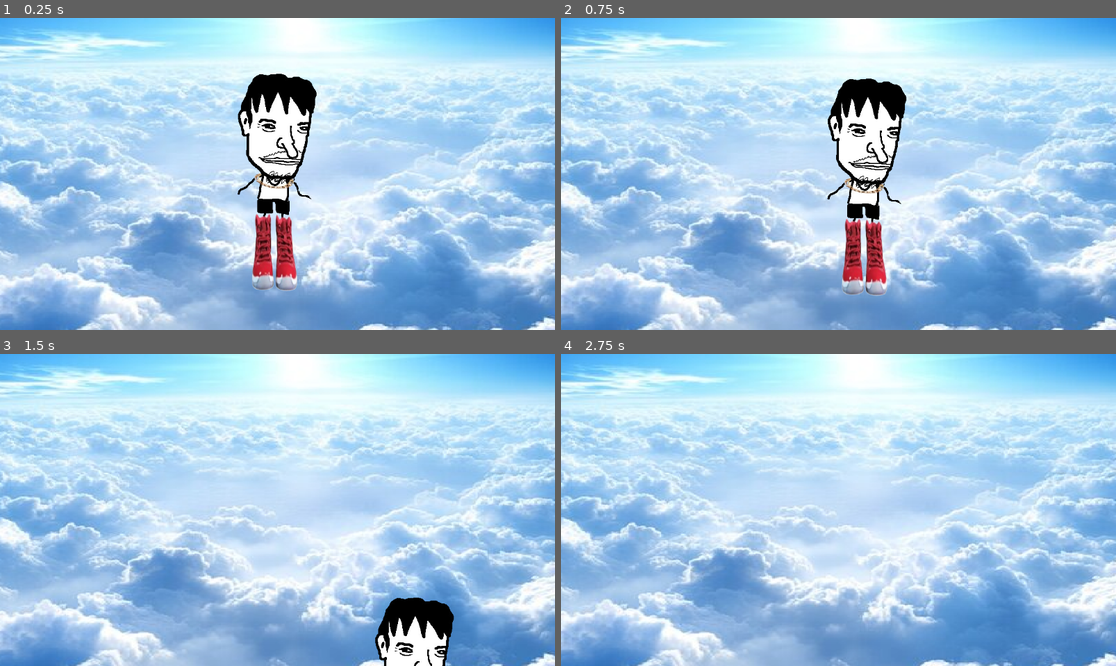
Above: before the commit, frames 1-4 (two rows, left to right).
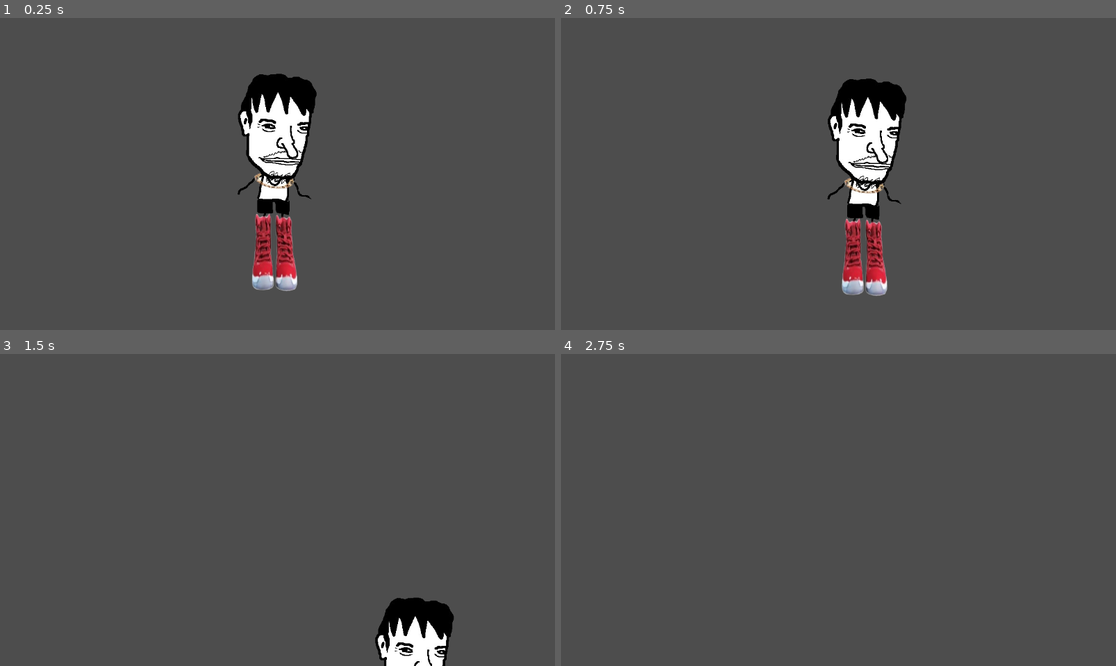
Above: after the commit, the same moments.

Repository: Gregenheimer/untitled-godot-game
Game: Godot game, scene res://scenes/main_scene.tscn
Same seed, same stepped clock (60 frames per second), same inputs: the game is played once before the commit and once after it.
Inputs:
- Up to frame 1 (0.25 s): no input
- Up to frame 2 (0.75 s): tap Enter at 0.5 s; hold D (Right) from 0.53 s (still down); tap Space (Fall) at 0.6 s
- Up to frame 3 (1.5 s): keep holding D (Right); tap Space (Fall) at 1.35 s
- Up to frame 4 (2.75 s): tap Space (Fall) at 2, 2.1 s; release D (Right) at 2.03 s; hold A (Left) from 2.03 s (still down)

The runs differ from the first frame. In frame 1, 94% of the frame differs, in the area x 0-100%, y 0-100%; in frame 2, 94%; in frame 3, 97%; in frame 4, 100%.

Commit message:
revisions

Diff:
--- /dev/null
+++ b/enemy.gd
@@ -0,0 +1,15 @@
+extends Node2D
+
+
+@onready var hitbox := $Enemy_Hitbox
+
+func _ready() -> void:
+	pass
+
+
+func hitbox_signaled():
+	pass
+
+
+func _process(_delta: float) -> void:
+	pass
--- a/scenes/main_scene.tscn
+++ b/scenes/main_scene.tscn
@@ -1,10 +1,9 @@
-[gd_scene load_steps=6 format=3 uid="uid://crkyjerdubecm"]
+[gd_scene load_steps=5 format=3 uid="uid://crkyjerdubecm"]
 
 [ext_resource type="Script" uid="uid://5t5y81a021h7" path="res://scripts/main_scene.gd" id="1_w2twt"]
 [ext_resource type="AudioStream" uid="uid://dy1xab1rbu7px" path="res://assets/music/aww_music.mp3" id="2_pw63i"]
 [ext_resource type="PackedScene" uid="uid://cvyffc6wgdtso" path="res://scenes/player.tscn" id="3_7ykc4"]
 [ext_resource type="AudioStream" uid="uid://bwvaetxb470jq" path="res://assets/music/SuperMarioLogan Danger Song.mp3" id="3_gubc5"]
-[ext_resource type="Texture2D" uid="uid://0x6vyw3ggt3s" path="res://assets/pictures/clouds.jpg" id="4_pu3yx"]
 
 [node name="Main_Root" type="Node2D"]
 script = ExtResource("1_w2twt")
@@ -23,8 +22,4 @@
 
 [node name="Camera2D" type="Camera2D" parent="."]
 
-[node name="Placeholder_Background" type="Sprite2D" parent="."]
-scale = Vector2(2.8429239, 2.1888888)
-texture = ExtResource("4_pu3yx")
-
 [node name="Playable_Character" parent="." instance=ExtResource("3_7ykc4")]
--- a/scenes/player.tscn
+++ b/scenes/player.tscn
@@ -27,7 +27,7 @@
 }]
 
 [sub_resource type="CapsuleShape2D" id="CapsuleShape2D_0pvoa"]
-radius = 99.0
+radius = 84.0
 height = 492.0
 
 [node name="Playable_Character" type="CharacterBody2D"]
--- a/scripts/player.gd
+++ b/scripts/player.gd
@@ -1,11 +1,9 @@
 extends CharacterBody2D
-
 
 
 const SPEED := 300.0
 const JUMP_VELOCITY := -400.0
 var falling := false
-@onready var player_animation := $Sprite2D
 
 
 func _physics_process(delta: float) -> void:
Binary file added: assets/pictures/Enemy_Explode.png
Not shown, changed: assets/pictures/Enemy_Explode.png.import
Binary file removed: assets/pictures/Screenshot_2025-12-04_192729-removebg-preview(1).png
Binary file removed: assets/pictures/clouds.jpg
Not shown, removed: assets/pictures/clouds.jpg.import
Not shown, added: enemy.gd.uid
